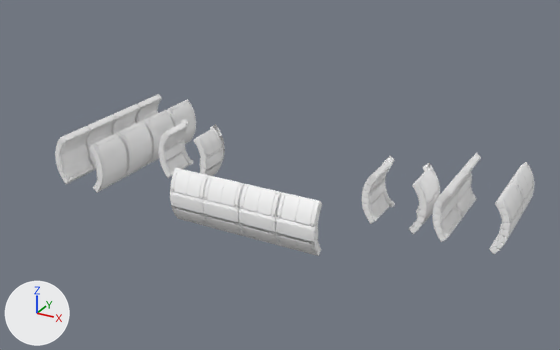
Renders of the FBX model jam-unity-project/Assets/Art/Ship/ship_walls.fbx from each side of a commit.
The view is the same before and after, from a camera (50 mm lens) standing at (13.81, -27.18, 13.7) and looking at (0.31, -2.63, 1.43). Lighting does not change. The marker at lower left points along +X, +Y and +Z. Where no turn or scale is listed for an object, it has been applied to the vertices.

The first picture shows 'ship_wall_round1', 'ship_wall_round10', 'ship_wall_round12', 'ship_wall_round13', 'ship_wall_round14', 'ship_wall_round15', 'ship_wall_round16', 'ship_wall_round17', 'ship_wall_round18', 'ship_wall_round19', 'ship_wall_round3', 'ship_wall_round5'.
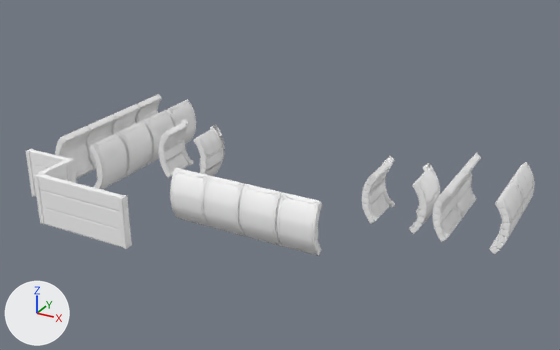
What changed in the scene script:
```text
Add mat_atlas20:
    mat_atlas20 = bpy.data.materials.new('Atlas20')
    # colours: white #ffffff
    # uses the picture img_atlas1_nmp_tif
Add me_mesh_025:
    me_mesh_025.from_pydata(...)  # 24 vertices, 44 faces; spans x -0.1..2.21, y -0.3..0.0, z 0.0..2.0
    me_mesh_025.materials.append(mat_atlas20)  # its picture is missing
Add me_mesh_026:
    me_mesh_026.from_pydata(...)  # 24 vertices, 44 faces; spans x -0.1..4.1, y -0.3..0.0, z 0.0..2.0
    me_mesh_026.materials.append(mat_atlas20)  # its picture is missing
Add me_mesh_024:
    me_mesh_024.from_pydata(...)  # 24 vertices, 44 faces; spans x -0.3..0.0, y -1.32..0.1, z 0.0..2.0
    me_mesh_024.materials.append(mat_atlas20)  # its picture is missing
Add ob_ship_wall_linear_02:
    ob_ship_wall_linear_02 = bpy.data.objects.new('ship_wall_linear_02', me_mesh_025)
    ob_ship_wall_linear_02.location = (-9.11, -6.31, 0.0)
Add ob_ship_wall_linear_03:
    ob_ship_wall_linear_03 = bpy.data.objects.new('ship_wall_linear_03', me_mesh_026)
    ob_ship_wall_linear_03.location = (-7.0, -7.98, 0.0)
Add ob_ship_wall_linear_01:
    ob_ship_wall_linear_01 = bpy.data.objects.new('ship_wall_linear_01', me_mesh_024)
    ob_ship_wall_linear_01.location = (-6.89, -6.66, 0.0)
```

Where the change shows, as pixel boxes [x1, y1, x2, y2] in the pictures (560 x 350 px):
'ship_wall_linear_03', added: after [34, 173, 132, 249]
'ship_wall_linear_02', added: after [26, 149, 77, 197]
'ship_wall_linear_01', added: after [38, 160, 72, 182]
